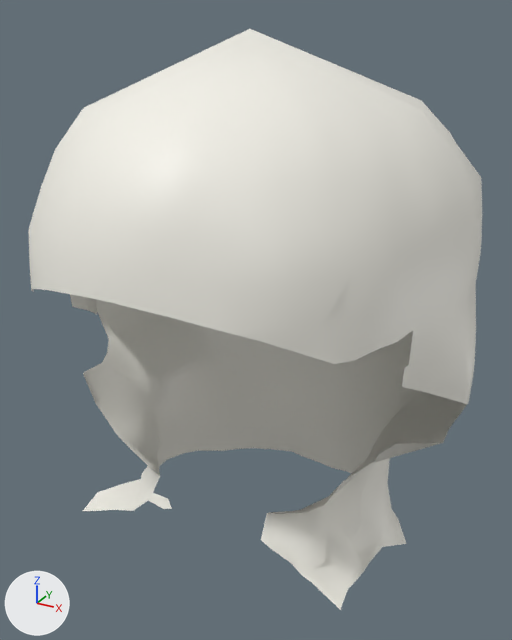
One commit to the FBX model Assets/Resources/WRLDZ/Avatar3D/Clothes/argon_hat_ishizu_bc_female.fbx: the scene before it, then after it.
Camera for both pictures: a camera (50 mm lens) standing at (0.178, -0.288, 1.683) and looking at (0.0, 0.035, 1.522). The axes (+X, +Y, +Z) are drawn at lower left. The lights are the same throughout. The older version comes first. Shape keys are drawn at the values saved in each file.

Objects in the first picture: 'ArgonCloth'.
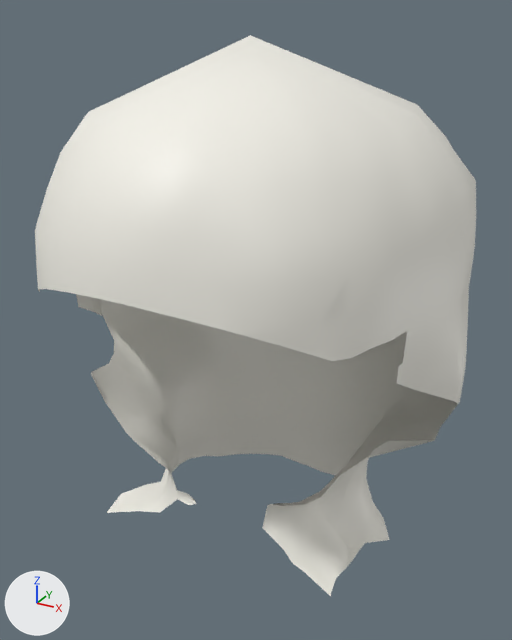
Location of each change, [x1, y1, x2, y2] in pixels of the pictures (512 x 640 px):
'ArgonCloth', reshaped
    before: [28, 29, 482, 610]
    after: [35, 35, 476, 596]

What changed in the scene script:
```text
Change key_0_weight_heavy:
    where key_0_weight_heavy = bpy.data.objects['ArgonCloth'].data.shape_keys.key_blocks['Weight_Heavy']
    key_0_weight_heavy.value: 1.0 -> 0.0
Change key_1_weight_thin:
    where key_1_weight_thin = bpy.data.objects['ArgonCloth'].data.shape_keys.key_blocks['Weight_Thin']
    key_1_weight_thin.value: 1.0 -> 0.0
```
